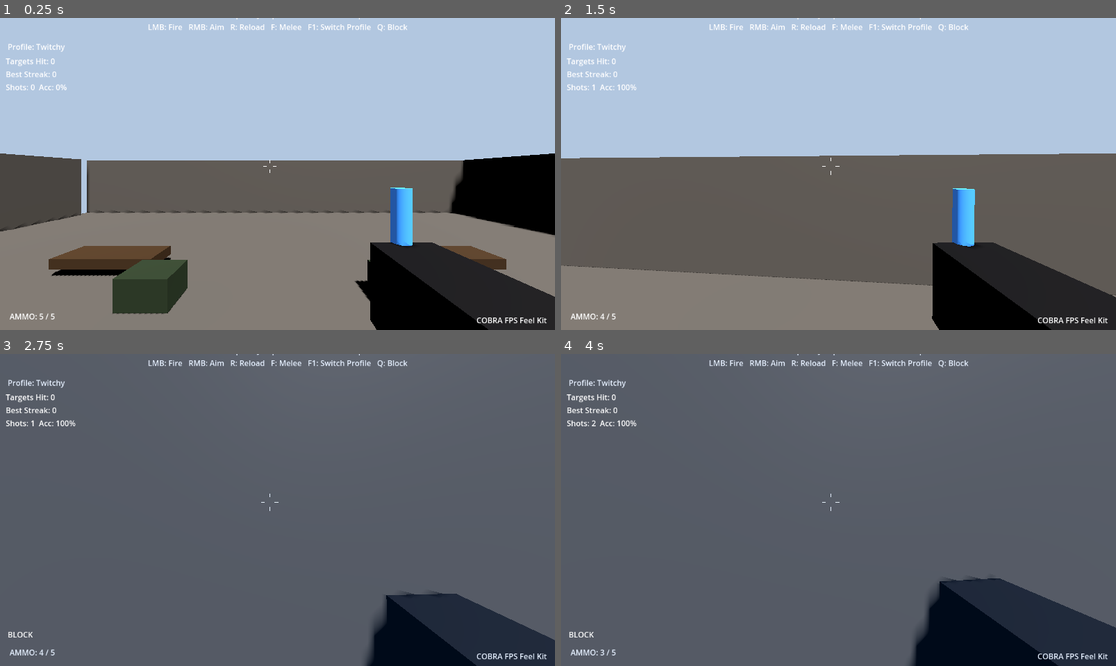
Above: before the commit, frames 1-4 (two rows, left to right).
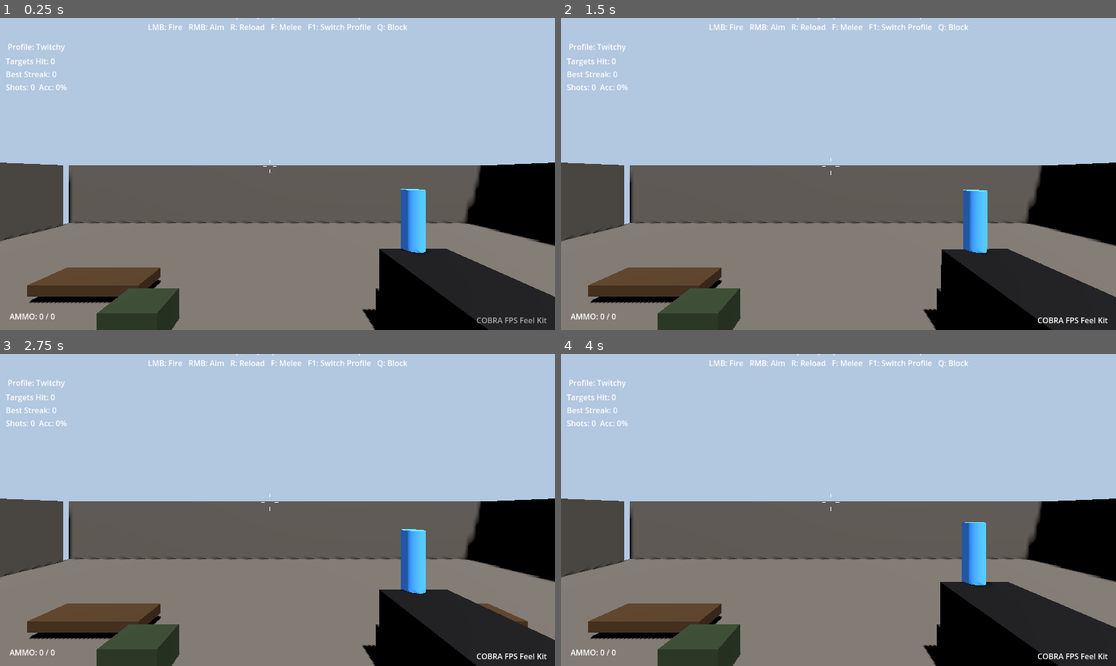
Above: after the commit, the same moments.

Repository: kulmaganbetov/godot_game
Game: Godot game, scene res://scenes/demo/WW2Bootcamp.tscn
The game is run twice, just before and just after one commit, with the same random seed, the same clock (stepped at 60 frames per second) and the same inputs. This scene is started directly instead of the project's main scene. Sound files missing from this copy of the repository are replaced by a short silence.
Inputs (mouse positions are in pixels of both pictures, inside the frame that each line leads up to):
- Up to frame 1 (0.25 s): no input
- Up to frame 2 (1.5 s): move the mouse to (866, 174) at 0.52 s; hold Q (block) 0.53-1.28 s; hold W (move_forward) from 0.53 s (still down); tap Space (jump) at 0.77, 1.07 s; click (866, 174) at 0.8 s; move the mouse to (810, 174) at 1.27 s; click (810, 174) at 1.35 s
- Up to frame 3 (2.75 s): keep holding W (move_forward); tap Space (jump) at 1.52, 1.55, 1.82, 2.1 s; move the mouse to (288, 503) at 2.02 s; hold Q (block) from 2.03 s (still down)
- Up to frame 4 (4 s): keep holding W (move_forward); move the mouse to (832, 516) at 2.77 s; release Q (block) at 2.78 s; right-click (832, 516) at 2.85 s; tap Space (jump) at 3.02, 3.32, 3.77, 3.8 s; click (832, 516) at 3.05 s; move the mouse to (877, 513) at 3.52 s; hold Q (block) from 3.53 s (still down)

The runs differ from the first frame. In frame 1, 13% of the frame differs, in the area x 0-100%, y 43-100%; in frame 2, 26%; in frame 3, 83%, in the area x 0-100%, y 0-100%; in frame 4, 83%.
Error after the commit: Parse Error: Cannot find member "z" in base "Vector2". (res://scripts/player/feel_player.gd:377)

Commit message:
Improve movement game-feel and HUD juice
Movement (feel_player + PlayerFeelConfig):
- Smooth ground/air acceleration & deceleration instead of instant
  velocity snapping (removes the wooden stop/start feel)
- Coyote time and jump buffering for forgiving, responsive jumps
- Subtle landing camera impact on hard drops via new
  RecoilController.add_shake() hook
- Per-profile tuning (Twitchy/Arcade snappy, WW2 heavy, Exploration smooth)

HUD (hud.gd):
- Tween-driven hitmarker punch + fade (was a binary visibility toggle)
- Reward feedback: kills pop Targets/Best-Streak readouts
- Ammo label pulses on reload and turns red when low
- Title and prompt text ease in smoothly

All HUD effects use Tweens/signals (no added _process work) and existing
.tres resources stay valid via backward-compatible config defaults.

Co-Authored-By: Claude Opus 4.8 <noreply@anthropic.com>
Claude-Session: https://claude.ai/code/session_01YZqmweDG8BWCM43KuHLqBv

Diff:
--- a/config/Feel_Arcade.tres
+++ b/config/Feel_Arcade.tres
@@ -7,7 +7,13 @@
 move_speed = 6.5
 sprint_speed = 10.0
 crouch_speed = 3.5
+ground_acceleration = 20.0
+ground_deceleration = 22.0
+air_acceleration = 7.0
+air_deceleration = 3.5
 jump_force = 4.5
+coyote_time = 0.14
+jump_buffer_time = 0.14
 mouse_sensitivity = 0.14
 ads_sensitivity_multiplier = 0.75
 hip_fov = 80.0
--- a/config/Feel_Exploration.tres
+++ b/config/Feel_Exploration.tres
@@ -7,7 +7,13 @@
 move_speed = 4.0
 sprint_speed = 5.2
 crouch_speed = 2.5
+ground_acceleration = 9.0
+ground_deceleration = 8.0
+air_acceleration = 3.0
+air_deceleration = 2.0
 jump_force = 4.5
+coyote_time = 0.15
+jump_buffer_time = 0.12
 mouse_sensitivity = 0.12
 ads_sensitivity_multiplier = 0.7
 hip_fov = 75.0
--- a/config/Feel_Twitchy.tres
+++ b/config/Feel_Twitchy.tres
@@ -7,7 +7,13 @@
 move_speed = 6.0
 sprint_speed = 9.5
 crouch_speed = 3.5
+ground_acceleration = 18.0
+ground_deceleration = 20.0
+air_acceleration = 6.0
+air_deceleration = 3.0
 jump_force = 4.5
+coyote_time = 0.1
+jump_buffer_time = 0.12
 mouse_sensitivity = 0.16
 ads_sensitivity_multiplier = 0.7
 hip_fov = 80.0
--- a/config/Feel_WW2.tres
+++ b/config/Feel_WW2.tres
@@ -7,7 +7,13 @@
 move_speed = 4.3
 sprint_speed = 6.8
 crouch_speed = 3.0
+ground_acceleration = 8.0
+ground_deceleration = 9.0
+air_acceleration = 3.0
+air_deceleration = 1.5
 jump_force = 4.5
+coyote_time = 0.12
+jump_buffer_time = 0.1
 mouse_sensitivity = 0.115
 ads_sensitivity_multiplier = 0.65
 hip_fov = 73.0
--- a/scripts/hud/hud.gd
+++ b/scripts/hud/hud.gd
@@ -96,6 +96,10 @@
 
 var _player: Node
 
+var _hitmarker_tween: Tween
+
+var _last_ammo: int = -1
+
 
 
 func _ready() -> void:
@@ -138,6 +142,13 @@
 
 		_title_label.text = "COBRA FPS Feel Kit"
 
+		# Gentle fade-in so the HUD eases on instead of popping.
+
+		_title_label.modulate.a = 0.0
+
+		create_tween().tween_property(_title_label, "modulate:a", 1.0, 0.6) \
+			.set_trans(Tween.TRANS_SINE).set_ease(Tween.EASE_OUT)
+
 	# Resolve player reference
 
 	if _player == null and player_path != NodePath():
@@ -220,6 +231,24 @@
 
 		ammo_label.text = "AMMO: %d / %d" % [current, max_ammo]
 
+		# Warn the player visually when the magazine runs low.
+
+		if max_ammo > 0 and current <= int(ceil(max_ammo * 0.25)):
+
+			ammo_label.modulate = Color(1.0, 0.45, 0.4)
+
+		else:
+
+			ammo_label.modulate = Color(1, 1, 1)
+
+		# Pulse on reload (ammo went up) for a satisfying "topped up" beat.
+
+		if current > _last_ammo and _last_ammo >= 0:
+
+			_pulse_control(ammo_label, 1.18)
+
+	_last_ammo = current
+
 
 
 func _on_hit_confirmed(target: Node) -> void:
@@ -242,10 +271,6 @@
 
 	_show_hitmarker(hitmarker_color)
 
-	if hitmarker_timer:
-
-		hitmarker_timer.start()
-
 	# Stats: any hit counts as a "hit" for accuracy
 
 	_shots_hit += 1
@@ -278,29 +303,39 @@
 
 	_show_hitmarker(killmarker_color)
 
-	if hitmarker_timer:
-
-		hitmarker_timer.start()
-
 	# Stats: a kill is a destroyed target
 
 	_targets_hit += 1
 
 	_current_streak += 1
 
-	if _current_streak > _best_streak:
+	var new_best := _current_streak > _best_streak
+
+	if new_best:
 
 		_best_streak = _current_streak
 
 	_update_stats_labels()
 
+	# Reward feedback: punch the relevant stat readouts on a kill.
+
+	_pulse_control(stats_targets_label, 1.25)
+
+	if new_best:
+
+		_pulse_control(stats_streak_label, 1.25)
+
 
 
 func _show_hitmarker(color: Color) -> void:
 
-	if hitmarker == null or hitmarker_timer == null:
-
-		return
+	if hitmarker == null:
+
+		return
+
+	if _hitmarker_tween and _hitmarker_tween.is_valid():
+
+		_hitmarker_tween.kill()
 
 	hitmarker.modulate = color
 
@@ -308,7 +343,36 @@
 
 	hitmarker.visible = true
 
-	hitmarker_timer.start()
+	hitmarker.pivot_offset = hitmarker.size * 0.5
+
+	hitmarker.scale = Vector2(1.7, 1.7)
+
+	# Snap big, then settle and fade — reads as a crisp, juicy confirmation.
+
+	_hitmarker_tween = create_tween().set_parallel(true)
+
+	_hitmarker_tween.tween_property(hitmarker, "scale", Vector2.ONE, 0.13) \
+		.set_trans(Tween.TRANS_BACK).set_ease(Tween.EASE_OUT)
+
+	_hitmarker_tween.tween_property(hitmarker, "modulate:a", 0.0, 0.22) \
+		.set_trans(Tween.TRANS_SINE).set_ease(Tween.EASE_IN)
+
+
+
+func _pulse_control(node: Control, amount: float = 1.2) -> void:
+
+	# Quick scale "pop" back to rest. Used for stat/ammo feedback.
+
+	if node == null:
+
+		return
+
+	node.pivot_offset = node.size * 0.5
+
+	node.scale = Vector2(amount, amount)
+
+	create_tween().tween_property(node, "scale", Vector2.ONE, 0.18) \
+		.set_trans(Tween.TRANS_BACK).set_ease(Tween.EASE_OUT)
 
 
 
@@ -425,9 +489,20 @@
 
 		return
 
+	var has_text := text.strip_edges() != ""
+
 	prompt_label.text = text
 
-	prompt_label.visible = text.strip_edges() != ""
+	prompt_label.visible = has_text
+
+	# Fade the prompt in so new objectives/hints ease onscreen.
+
+	if has_text:
+
+		prompt_label.modulate.a = 0.0
+
+		create_tween().tween_property(prompt_label, "modulate:a", 1.0, 0.25) \
+			.set_trans(Tween.TRANS_SINE).set_ease(Tween.EASE_OUT)
 
 
 
--- a/scripts/player/feel_player.gd
+++ b/scripts/player/feel_player.gd
@@ -39,7 +39,19 @@
 
 var crouch_speed: float = 3.0
 
+var ground_acceleration: float = 12.0
+
+var ground_deceleration: float = 14.0
+
+var air_acceleration: float = 4.0
+
+var air_deceleration: float = 2.0
+
 var jump_force: float = 4.5
+
+var coyote_time: float = 0.12
+
+var jump_buffer_time: float = 0.12
 
 var mouse_sensitivity: float = 0.12
 
@@ -121,6 +133,21 @@
 
 var _current_camera_height: float
 
+var _coyote_timer: float = 0.0
+
+var _jump_buffer_timer: float = 0.0
+
+var _air_fall_speed: float = 0.0
+
+@export_group("Landing")
+
+# Minimum downward speed before a landing produces a camera impact, and how
+# strongly that impact reads. Keeps small hops clean while selling big drops.
+
+@export var land_shake_threshold: float = 5.0
+
+@export var land_shake_scale: float = 0.012
+
 
 
 func _apply_feel_config() -> void:
@@ -139,8 +166,22 @@
 
 
 
+	ground_acceleration = feel_config.ground_acceleration
+
+	ground_deceleration = feel_config.ground_deceleration
+
+	air_acceleration = feel_config.air_acceleration
+
+	air_deceleration = feel_config.air_deceleration
+
+
+
 	jump_force = feel_config.jump_force
 
+	coyote_time = feel_config.coyote_time
+
+	jump_buffer_time = feel_config.jump_buffer_time
+
 
 
 	mouse_sensitivity = feel_config.mouse_sensitivity
@@ -287,9 +328,9 @@
 
 
 
-	var desired_velocity := (forward * input_dir.y + right * input_dir.x)
-
-	desired_velocity.y = 0.0
+	var desired_dir := (forward * input_dir.y + right * input_dir.x)
+
+	desired_dir.y = 0.0
 
 
 
@@ -305,9 +346,55 @@
 
 
 
-	_velocity.x = desired_velocity.x * speed
-
-	_velocity.z = desired_velocity.z * speed
+	var was_on_floor := is_on_floor()
+
+	var has_input := input_dir.length() > 0.01
+
+
+
+	# Smoothly accelerate/decelerate horizontal velocity so starts and stops
+
+	# carry a little weight instead of snapping on/off (the "wooden" feel).
+
+	var target_h := Vector2(desired_dir.x, desired_dir.z) * speed
+
+	var current_h := Vector2(_velocity.x, _velocity.z)
+
+	var rate: float
+
+	if was_on_floor:
+
+		rate = ground_acceleration if has_input else ground_deceleration
+
+	else:
+
+		rate = air_acceleration if has_input else air_deceleration
+
+	current_h = current_h.lerp(target_h, clamp(rate * delta, 0.0, 1.0))
+
+	_velocity.x = current_h.x
+
+	_velocity.z = current_h.z
+
+
+
+	# Coyote time + jump buffering for forgiving, responsive jumps.
+
+	if Input.is_action_just_pressed("jump"):
+
+		_jump_buffer_timer = jump_buffer_time
+
+	else:
+
+		_jump_buffer_timer = max(_jump_buffer_timer - delta, 0.0)
+
+	if was_on_floor:
+
+		_coyote_timer = coyote_time
+
+	else:
+
+		_coyote_timer = max(_coyote_timer - delta, 0.0)
 
 
 
@@ -317,23 +404,31 @@
 
 	var gravity: float = float(gravity_value) * delta
 
-	var was_on_floor := is_on_floor()
-
-	if was_on_floor:
-
-		# On floor: only jump if button pressed, otherwise stay on ground
-
-		if Input.is_action_just_pressed("jump"):
-
-			_velocity.y = jump_force
-
-		else:
-
-			# Force velocity to 0 or slightly negative to ensure floor contact
-
-			_velocity.y = -0.1
-
-	else:
+
+
+	var jumped := false
+
+	if _jump_buffer_timer > 0.0 and _coyote_timer > 0.0:
+
+		_velocity.y = jump_force
+
+		_jump_buffer_timer = 0.0
+
+		_coyote_timer = 0.0
+
+		jumped = true
+
+
+
+	if was_on_floor and not jumped:
+
+		# Slightly negative to keep firm floor contact.
+
+		_velocity.y = -0.1
+
+		_air_fall_speed = 0.0
+
+	elif not was_on_floor:
 
 		# In air: apply gravity (subtract to pull down)
 
@@ -347,6 +442,8 @@
 
 			_velocity.y = -max_fall_speed
 
+		_air_fall_speed = -_velocity.y
+
 
 
 	velocity = _velocity
@@ -359,7 +456,13 @@
 
 	var now_on_floor := is_on_floor()
 
-	if now_on_floor and not Input.is_action_just_pressed("jump"):
+	if now_on_floor and not jumped:
+
+		# Landed this frame: sell hard drops with a small camera impact.
+
+		if not was_on_floor and _air_fall_speed > land_shake_threshold and recoil_pivot:
+
+			recoil_pivot.add_shake((_air_fall_speed - land_shake_threshold) * land_shake_scale)
 
 		_velocity.y = 0.0
 
--- a/scripts/player/player_feel_config.gd
+++ b/scripts/player/player_feel_config.gd
@@ -14,9 +14,31 @@
 
 
 
+@export_group("Movement Feel")
+
+# How quickly horizontal velocity ramps up / slows down. Higher = snappier,
+# lower = heavier/more momentum. These remove the instant "wooden" stop-start.
+
+@export var ground_acceleration: float = 12.0
+
+@export var ground_deceleration: float = 14.0
+
+@export var air_acceleration: float = 4.0
+
+@export var air_deceleration: float = 2.0
+
+
+
 @export_group("Jump")
 
 @export var jump_force: float = 4.5
+
+# Forgiving jump timing: still jump shortly after leaving a ledge (coyote)
+# and when pressing jump slightly before landing (buffer).
+
+@export var coyote_time: float = 0.12
+
+@export var jump_buffer_time: float = 0.12
 
 
 
--- a/scripts/player/recoil_controller.gd
+++ b/scripts/player/recoil_controller.gd
@@ -40,6 +40,18 @@
 	_default_position = position
 
 	randomize()
+
+
+
+func add_shake(amount: float) -> void:
+
+	# Generic camera shake hook (landing impacts, explosions, etc.)
+
+	if not shake_enabled:
+
+		return
+
+	_shake_amount = min(_shake_amount + amount * shake_scale, 0.1)
 
 
 
Not shown, changed: CHANGELOG.md
